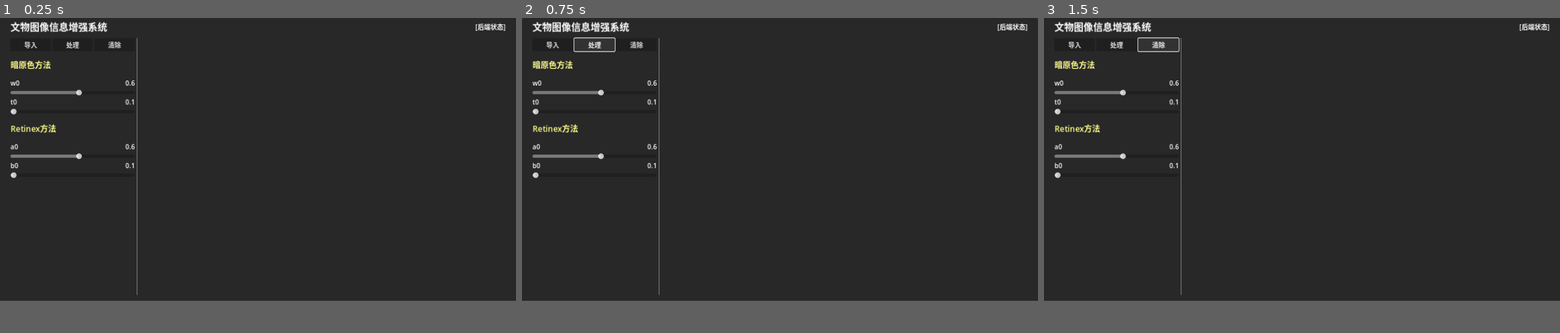
Above: before the commit, frames 1-3 (left to right).
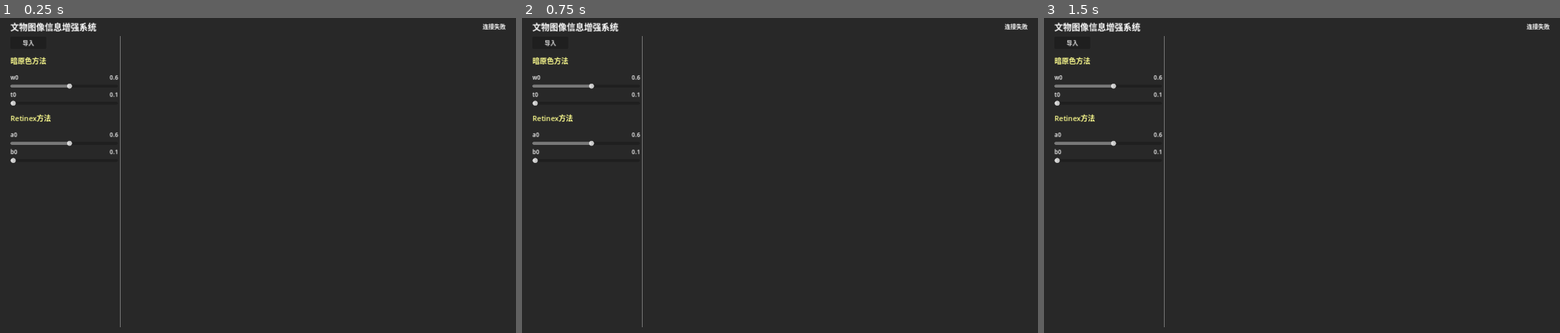
Above: after the commit, the same moments.

Repository: MrBBBaiXue/CVLightpass
Game: Godot game, scene res://main.tscn
Same seed, same stepped clock (60 frames per second), same inputs: the game is played once before the commit and once after it.
Inputs (mouse positions are in pixels of both pictures, inside the frame that each line leads up to):
- Up to frame 1 (0.25 s): no input
- Up to frame 2 (0.75 s): click (594, 46) at 0.5 s, where only the run before the commit has a clickable "处理"
- Up to frame 3 (1.5 s): click (1157, 46) at 1.25 s, where only the run before the commit has a clickable "清除"
In our replay, the window is 800x450 before the commit and 800x500 after it. These sizes can differ from the game's own. Grey fills any space a smaller window leaves; there, only what the larger window draws over its background counts as a difference.

The runs differ from the first frame. In frame 1, 2.2% of the frame differs, in the area x 2-98%, y 1-99%; in frame 2, 2.3%; in frame 3, 2.3%.

Commit message:
Finish load image

Diff:
--- /dev/null
+++ b/global.gd
@@ -0,0 +1,22 @@
+extends Node
+
+var w0 : float = 0.0
+var t0 : float = 0.0
+var a0 : float = 0.0
+var b0 : float = 0.0
+
+var imagelist : Node = null
+@onready var image_scene = preload("res://image.tscn")
+
+
+func add_image(path) -> void:
+	# Init image node.
+	print(path)
+	var node = image_scene.instantiate()
+	node.image_path = path
+	if imagelist != null:
+		imagelist.add_child(node)
+
+
+func send_image() -> void:
+	pass
--- /dev/null
+++ b/image.gd
@@ -0,0 +1,38 @@
+extends Panel
+
+@export var image_path : String = ""
+
+var img = null
+
+# Called when the node enters the scene tree for the first time.
+func _ready() -> void:
+	if image_path != "":
+		# Display Image
+		img = Image.load_from_file(image_path)
+		var texture = ImageTexture.create_from_image(img)
+		%FileName.text = image_path.get_file()
+		%TextureRect.texture = texture
+
+
+func _on_process_button_pressed() -> void:
+	# Global class
+	pass # Replace with function body.
+
+
+func _on_save_button_pressed() -> void:
+	var file_dialog = FileDialog.new()
+	file_dialog.file_mode = FileDialog.FILE_MODE_SAVE_FILE
+	file_dialog.access = FileDialog.ACCESS_FILESYSTEM
+	file_dialog.add_filter("*.png, *.jpg, *.jpeg ; Supported Images")
+	file_dialog.size = Vector2i(640, 480)
+	file_dialog.dialog_hide_on_ok = true
+	add_child(file_dialog)
+	file_dialog.popup_centered()
+	file_dialog.file_selected.connect(_on_image_saved)
+
+func _on_image_saved(path):
+	img.save_png(path)
+
+
+func _on_delete_button_pressed() -> void:
+	queue_free()
--- a/image.tscn
+++ b/image.tscn
@@ -1,7 +1,10 @@
-[gd_scene format=3 uid="uid://bik4dqpvfwa6p"]
+[gd_scene load_steps=2 format=3 uid="uid://bik4dqpvfwa6p"]
+
+[ext_resource type="Script" path="res://image.gd" id="1_tiqkx"]
 
 [node name="Image" type="Panel"]
 custom_minimum_size = Vector2(400, 2.08165e-12)
+script = ExtResource("1_tiqkx")
 
 [node name="VboxContainer" type="VBoxContainer" parent="."]
 layout_mode = 1
@@ -14,21 +17,42 @@
 
 [node name="Header" type="HBoxContainer" parent="VboxContainer"]
 layout_mode = 2
+size_flags_vertical = 0
 
 [node name="FileName" type="Label" parent="VboxContainer/Header"]
 unique_name_in_owner = true
+custom_minimum_size = Vector2(200, 0)
 layout_mode = 2
 text = "[FileName]"
 vertical_alignment = 1
+clip_text = true
+text_overrun_behavior = 1
+
+[node name="ProcessButton" type="Button" parent="VboxContainer/Header"]
+unique_name_in_owner = true
+layout_mode = 2
+size_flags_horizontal = 10
+text = "处理"
 
 [node name="SaveButton" type="Button" parent="VboxContainer/Header"]
 unique_name_in_owner = true
 layout_mode = 2
-size_flags_horizontal = 10
-text = "保存图片"
+size_flags_horizontal = 8
+text = "保存"
+
+[node name="DeleteButton" type="Button" parent="VboxContainer/Header"]
+unique_name_in_owner = true
+layout_mode = 2
+size_flags_horizontal = 8
+text = "删除"
 
 [node name="TextureRect" type="TextureRect" parent="VboxContainer"]
 unique_name_in_owner = true
-custom_minimum_size = Vector2(400, 400)
+custom_minimum_size = Vector2(400, 600)
 layout_mode = 2
-expand_mode = 2
+expand_mode = 1
+stretch_mode = 5
+
+[connection signal="pressed" from="VboxContainer/Header/ProcessButton" to="." method="_on_process_button_pressed"]
+[connection signal="pressed" from="VboxContainer/Header/SaveButton" to="." method="_on_save_button_pressed"]
+[connection signal="pressed" from="VboxContainer/Header/DeleteButton" to="." method="_on_delete_button_pressed"]
--- a/main.gd
+++ b/main.gd
@@ -11,8 +11,6 @@
 @onready var param3_slider = %MethodRetinexContainer/ParamContainer1/SliderParam
 @onready var param4_slider = %MethodRetinexContainer/ParamContainer2/SliderParam
 
-# Image list
-var image_list = []
 
 # Called when the node enters the scene tree for the first time.
 func _ready():
@@ -20,12 +18,24 @@
 	param2_value.text = str(param2_slider.value)
 	param3_value.text = str(param3_slider.value)
 	param4_value.text = str(param4_slider.value)
-	pass # Replace with function body.
+	# Register Image list node
+	Global.imagelist = %ImageList
+	# Check backend status
+	var test_request = HTTPRequest.new()
+	add_child(test_request)
+	test_request.request_completed.connect(func(result, response_code, headers, body):
+		var response = body.get_string_from_utf8()
+		print(response)
+		if response == "pong":
+			%ServerStatus.text = "已连接后端服务器"
+		else:
+			%ServerStatus.text = "连接失败"
+		)
+	var error = test_request.request("http://127.0.0.1:27015/api/ping")
+	print(error)
+	if error != OK:
+		push_error(error)
 
-
-# Called every frame. 'delta' is the elapsed time since the previous frame.
-func _process(delta):
-	pass
 
 
 #------------------------------
@@ -43,16 +53,9 @@
 	file_dialog.file_selected.connect(_on_image_imported)
 	pass # Replace with function body.
 
-func _on_image_imported():
-	# Init image node.
-
-	pass
-
-func _on_process_button_pressed():
-	pass # Replace with function body.
-
-func _on_clear_button_pressed():
-	pass # Replace with function body.
+func _on_image_imported(path):
+	# TODO: Move to global
+	Global.add_image(path)
 
 
 #------------------------------
@@ -60,12 +63,22 @@
 #------------------------------
 func _on_param1_value_changed(value):
 	param1_value.text = str(param1_slider.value)
+	_update_params()
 
 func _on_param2_value_changed(value):
 	param2_value.text = str(param2_slider.value)
+	_update_params()
 
 func _on_param3_value_changed(value):
 	param3_value.text = str(param3_slider.value)
+	_update_params()
 
 func _on_param4_value_changed(value):
 	param4_value.text = str(param4_slider.value)
+	_update_params()
+
+func _update_params():
+	Global.w0 = float(param1_value.text)
+	Global.t0 = float(param2_value.text)
+	Global.a0 = float(param3_value.text)
+	Global.b0 = float(param4_value.text)
--- a/main.tscn
+++ b/main.tscn
@@ -38,9 +38,10 @@
 label_settings = ExtResource("2_stj2e")
 
 [node name="ServerStatus" type="Label" parent="MainContainer/TitleContainer"]
-layout_mode = 2
-size_flags_horizontal = 10
-text = "[后端状态]"
+unique_name_in_owner = true
+layout_mode = 2
+size_flags_horizontal = 10
+text = "正在检查后端状态"
 
 [node name="BodyContainer" type="HBoxContainer" parent="MainContainer"]
 layout_mode = 2
@@ -60,16 +61,6 @@
 size_flags_horizontal = 0
 text = "导入"
 
-[node name="ProcessButton" type="Button" parent="MainContainer/BodyContainer/PanelContainer/ButtonContainer"]
-custom_minimum_size = Vector2(100, 2.08165e-12)
-layout_mode = 2
-text = "处理"
-
-[node name="ClearButton" type="Button" parent="MainContainer/BodyContainer/PanelContainer/ButtonContainer"]
-custom_minimum_size = Vector2(100, 2.08165e-12)
-layout_mode = 2
-text = "清除"
-
 [node name="MethodDarkContainer" type="VBoxContainer" parent="MainContainer/BodyContainer/PanelContainer"]
 unique_name_in_owner = true
 layout_mode = 2
@@ -216,8 +207,6 @@
 size_flags_vertical = 3
 
 [connection signal="pressed" from="MainContainer/BodyContainer/PanelContainer/ButtonContainer/ImportButton" to="." method="_on_import_button_pressed"]
-[connection signal="pressed" from="MainContainer/BodyContainer/PanelContainer/ButtonContainer/ProcessButton" to="." method="_on_process_button_pressed"]
-[connection signal="pressed" from="MainContainer/BodyContainer/PanelContainer/ButtonContainer/ClearButton" to="." method="_on_clear_button_pressed"]
 [connection signal="value_changed" from="MainContainer/BodyContainer/PanelContainer/MethodDarkContainer/ParamContainer1/SliderParam" to="." method="_on_param1_value_changed"]
 [connection signal="value_changed" from="MainContainer/BodyContainer/PanelContainer/MethodDarkContainer/ParamContainer2/SliderParam" to="." method="_on_param2_value_changed"]
 [connection signal="value_changed" from="MainContainer/BodyContainer/PanelContainer/MethodRetinexContainer/ParamContainer1/SliderParam" to="." method="_on_param3_value_changed"]
--- a/project.godot
+++ b/project.godot
@@ -19,10 +19,14 @@
 boot_splash/show_image=false
 config/icon="res://resources/icon.svg"
 
+[autoload]
+
+Global="*res://global.gd"
+
 [display]
 
-window/size/viewport_width=1280
-window/size/viewport_height=720
+window/size/viewport_width=1440
+window/size/viewport_height=900
 window/stretch/mode="canvas_items"
 window/stretch/aspect="expand"
 
Not shown, changed: server.py
